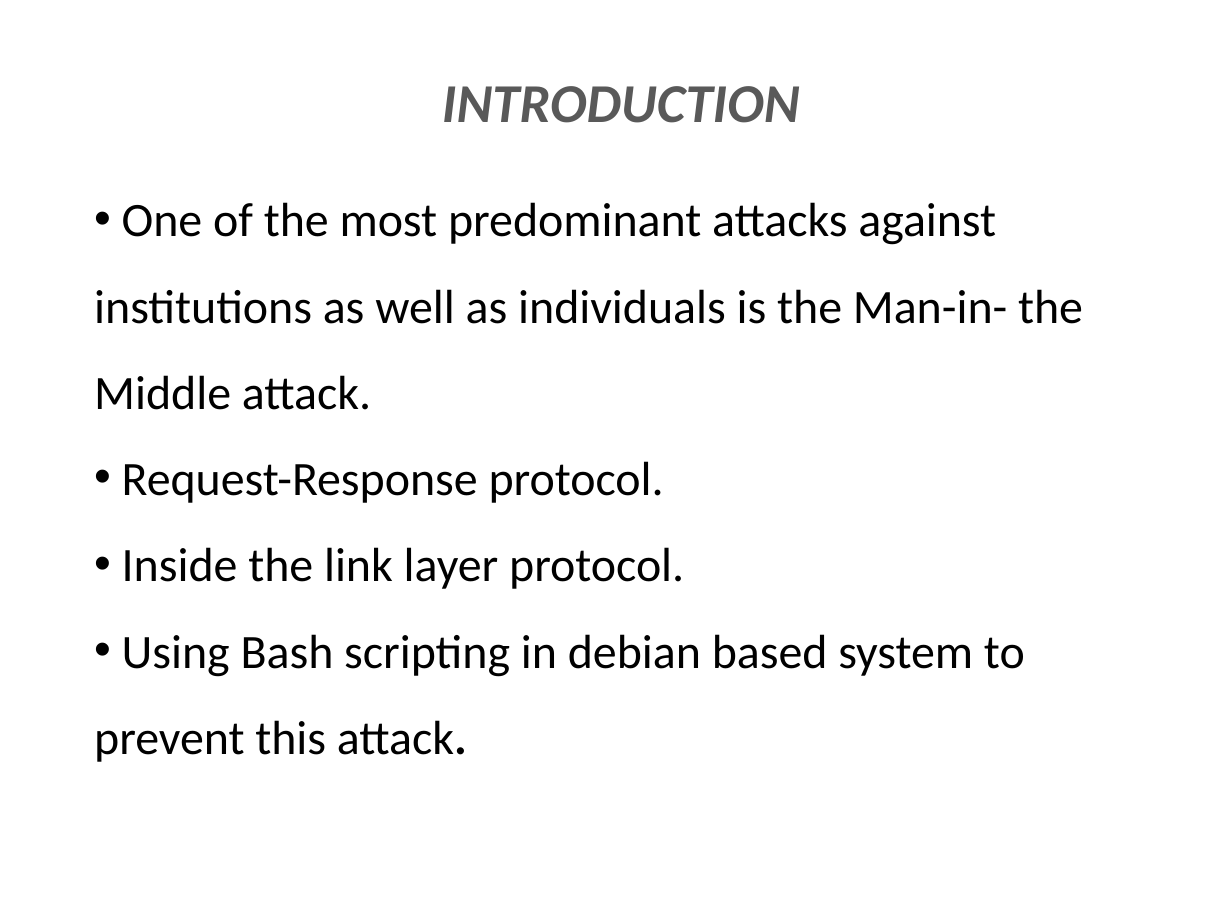
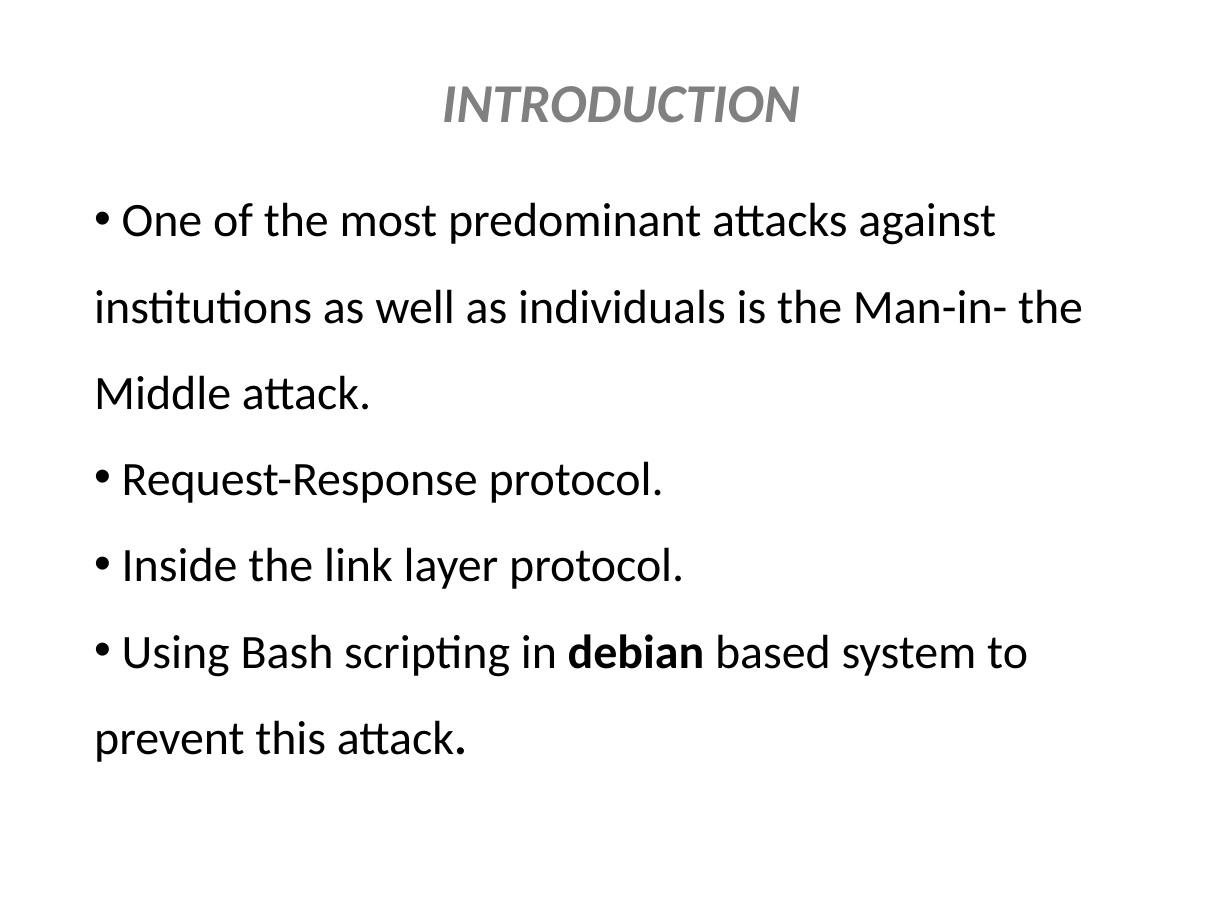
Before and after one commit to Musthafa2001/project-ppt, a slide deck: slide 3 of ARP SNIFFER IN OPEN WIFI.pptx. Drawn at 1232x924 pixels with LibreOffice and Linux fonts; fonts in the diff are those of the drawing. Boxes give left, top, right and bottom in pixels: in the first picture for what was removed or moved away, otherwise in the second. Text is boxed around its words. In the diff, an @@ line names an element or a change of style, - is before the commit and + after.

```diff
--- a/ARP SNIFFER IN OPEN WIFI.pptx
+++ b/ARP SNIFFER IN OPEN WIFI.pptx
@@ text "INTRODUCTION" at [442, 86, 800, 123]: text colour #595959 to #808080 @@
@@ text at [94, 634, 1028, 762]: bold on in "debian" @@
```
Also in this commit, not shown: 3 other slides changed, 1 slide added, 1 slide removed.
